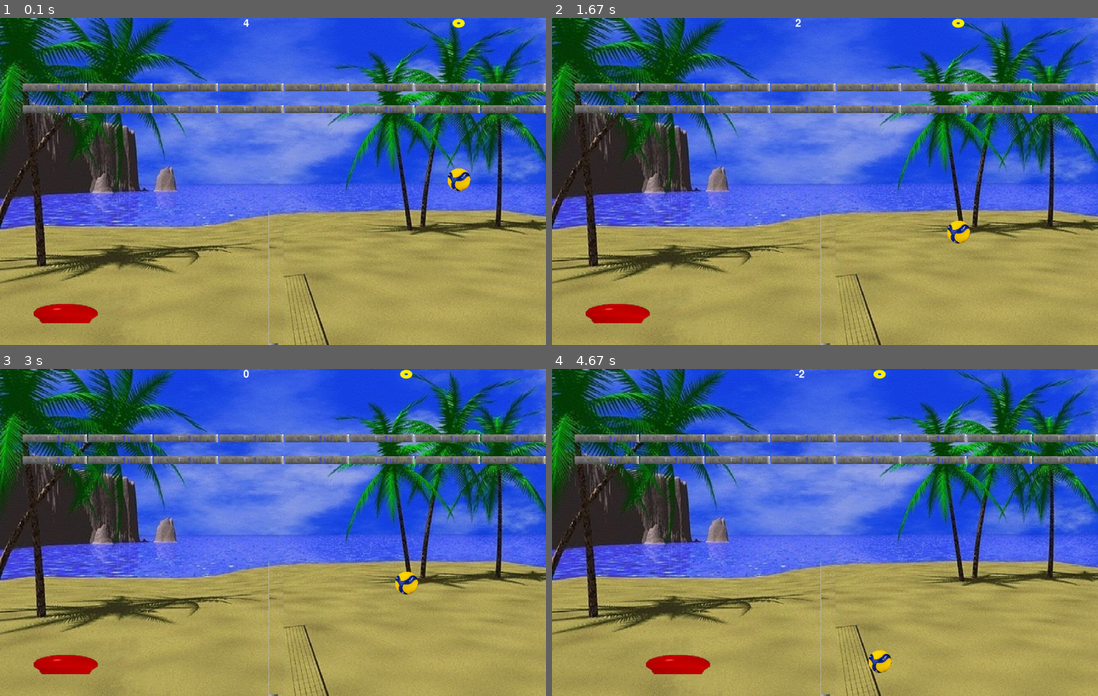
Above: before the commit, frames 1-4 (two rows, left to right).
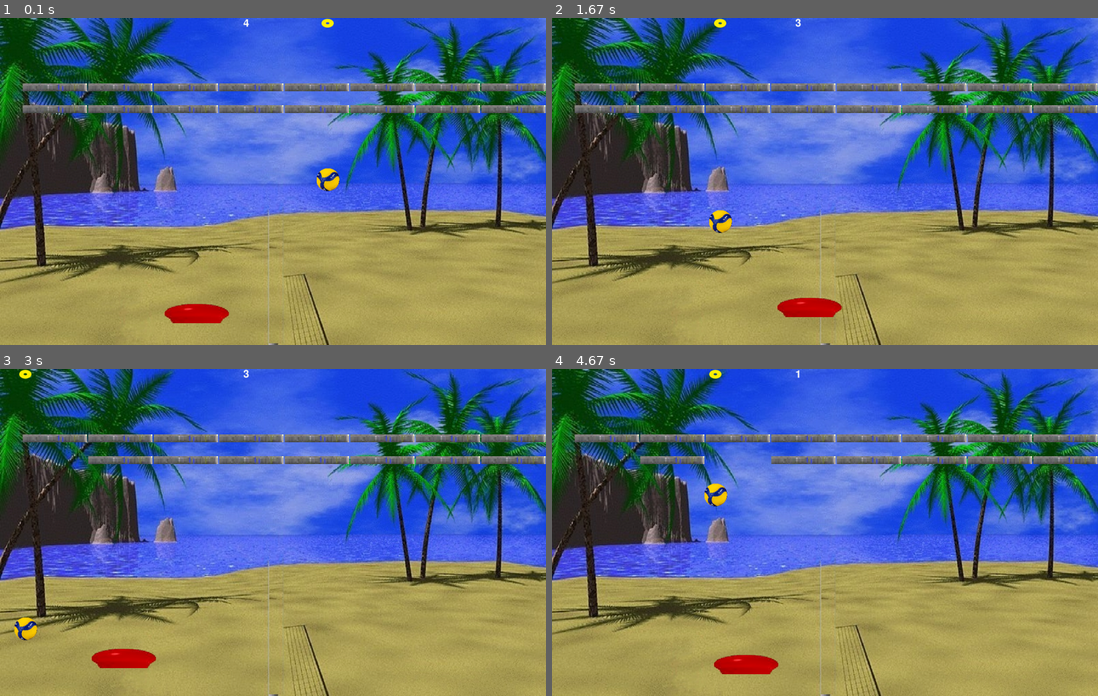
Above: after the commit, the same moments.

Repository: 3strategy/PyGameBreakout
Game: pygame game, started from pyGameBreakOut.py
Same seed, same stepped clock (60 frames per second), same inputs: the game is played once before the commit and once after it.
Inputs:
- Up to frame 1 (0.1 s): no input
- Up to frame 2 (1.67 s): hold D 0.33-0.8 s; hold W 0.83-1.13 s; hold D 1.17-1.63 s
- Up to frame 3 (3 s): hold A 1.67-2.2 s; hold A 2.23-2.63 s; hold W from 2.67 s (still down)
- Up to frame 4 (4.67 s): release W at 3.03 s; hold A 3.73-4.2 s; hold D from 4.23 s (still down)

The runs differ from the first frame. In frame 1, 1.8% of the frame differs, in the area x 6-87%, y 0-94%; in frame 2, 1.8%; in frame 3, 2.0%; in frame 4, 2.4%, in the area x 4-63%, y 0-94%.

Commit message:
השחקן והכדור ממוקמים למפגש. אחרי שנגמר הלייף הוא מתאפס חזרה ל-4 ויש דיליי של 3 שניות כרגע בעיות IMPACT

Diff:
--- a/Shared.py
+++ b/Shared.py
@@ -67,7 +67,7 @@
         self.dX = 0.0
         self.dY = 0.0
         self.gravity = gravity
-        self.initial_wall_dist = 150 * basescale
+        self.initial_wall_dist = 450 * basescale
         self.boost = False
         self.dY2, self.dY1, self.dY0 = 0.0, 0.0, 0.0  # for debug
         self.old2, self.old1 = self.newpos, self.newpos
--- a/ball.py
+++ b/ball.py
@@ -46,6 +46,9 @@
         p.life-=1
         if p.life==0: #stop the game
             p.fault = Fault.GameOver
+            pygame.time.delay(3000)
+            p.life = 4
+            p.reinit()
         return
         # ordinal = self.area.centerx > self.rect.centerx
         # if not self.point_scored:  # prevent double scoring
